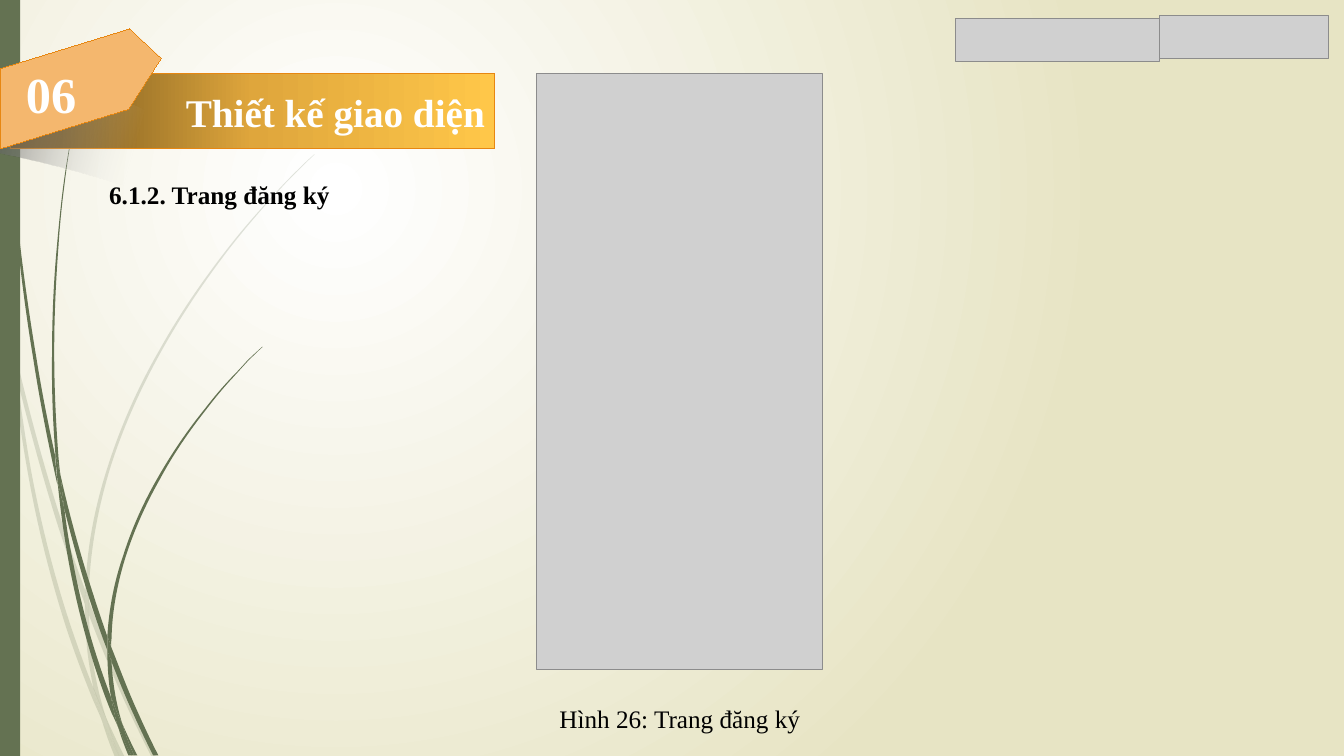
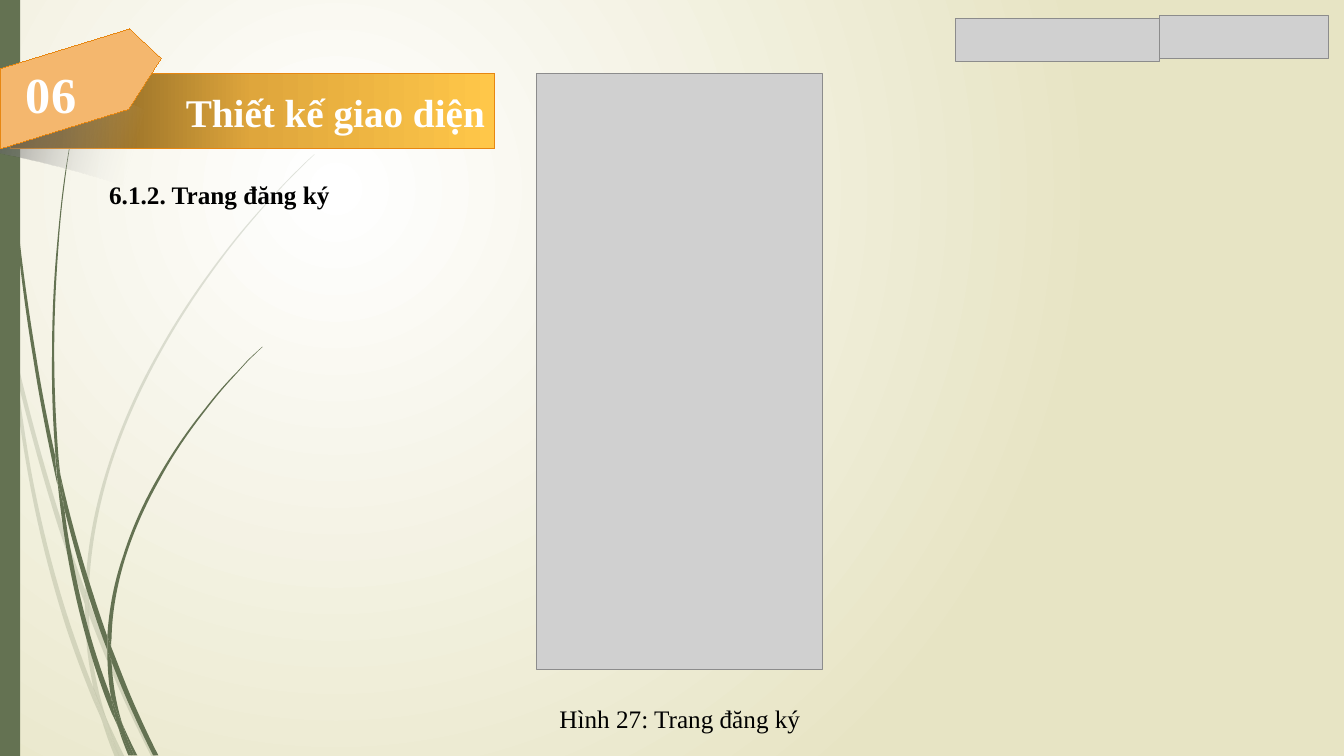
Before and after one commit to Trong-Nhan/Do_An_Ky_Cuoi, a slide deck: slide 50 of Slide Đồ Án.pptx. Drawn at 1344x756 pixels with LibreOffice and Linux fonts; fonts in the diff are those of the drawing; grey boxes stand for pictures. Boxes give left, top, right and bottom in pixels: in the first picture for what was removed or moved away, otherwise in the second. Text is boxed around its words. In the diff, an @@ line names an element or a change of style, - is before the commit and + after.

```diff
--- a/Slide Đồ Án.pptx
+++ b/Slide Đồ Án.pptx
@@ text at <box>559,710,800,734</box>: text changed @@
-Hình 26: Trang đăng ký
+Hình 27: Trang đăng ký
```
Also in this commit, not shown: 22 other slides changed.
